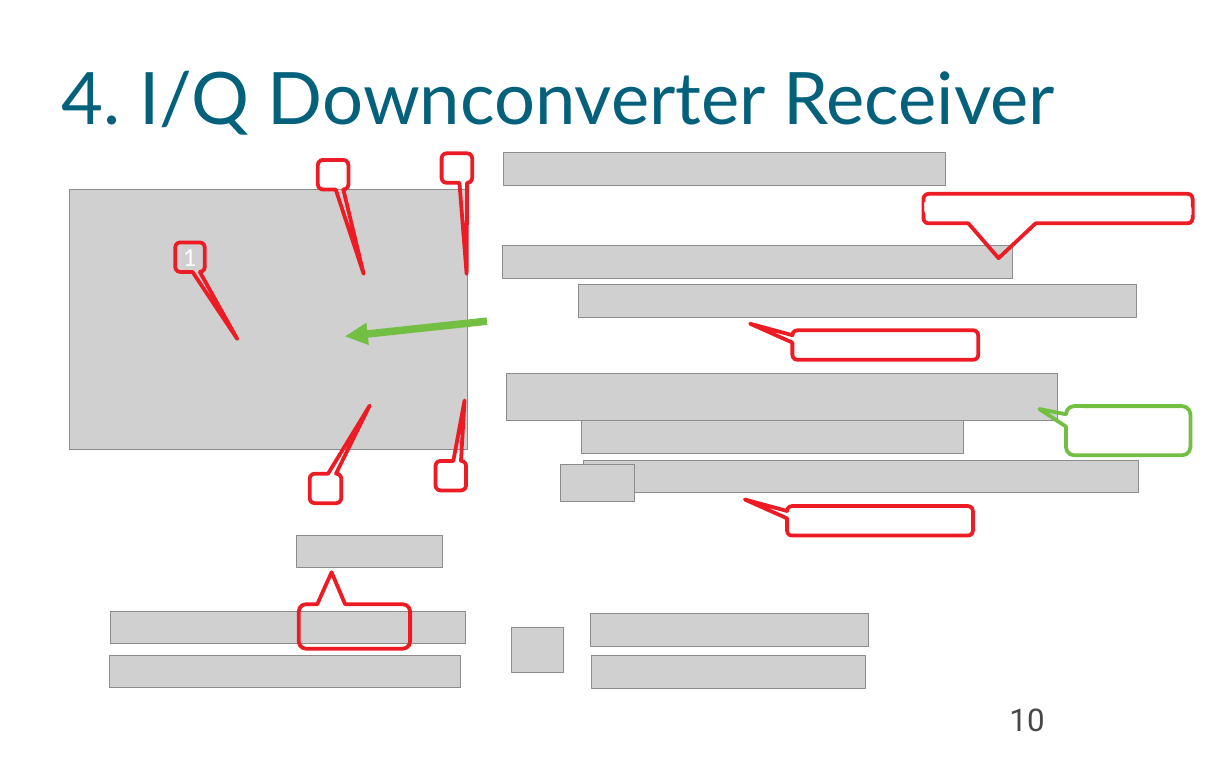
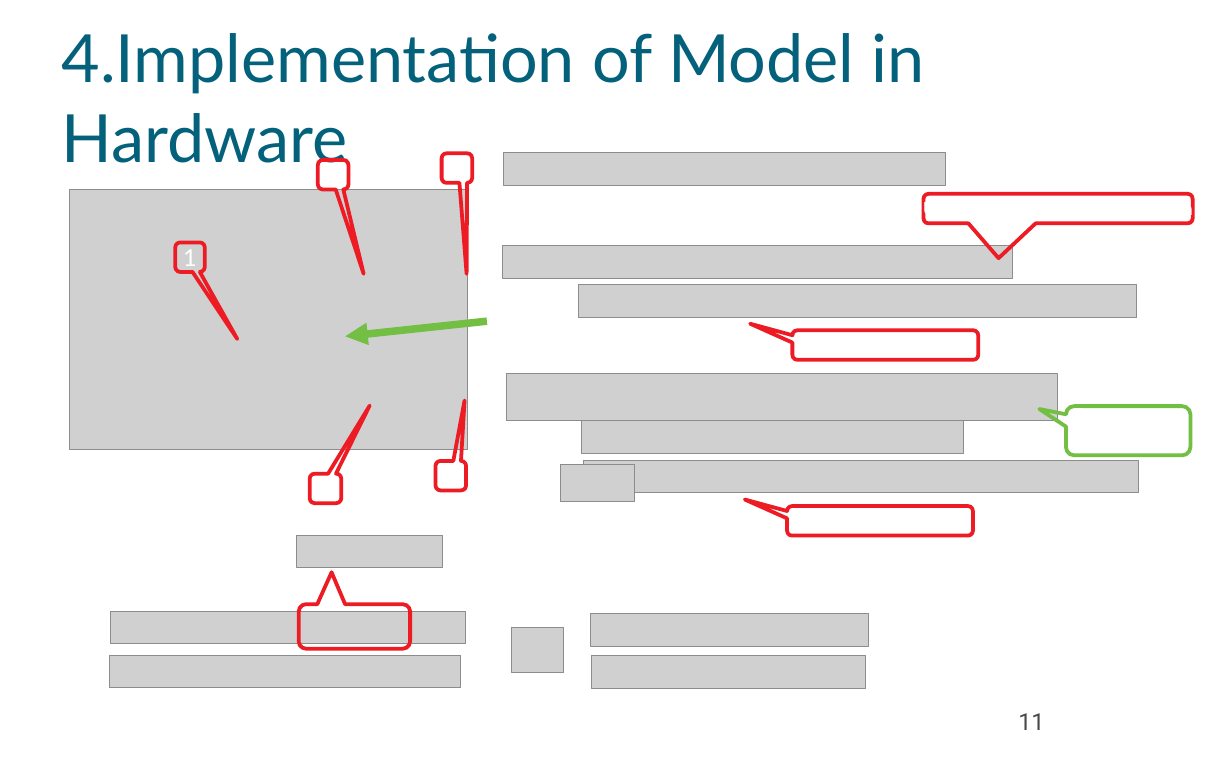
Before and after one commit to spiro-sarris/pres, a slide deck: slide 11 of rf_iq/rf_iq.odp (slide 10 before the commit). Drawn at 1232x776 pixels with LibreOffice and Linux fonts; fonts in the diff are those of the drawing; grey boxes stand for pictures; background and template pictures are left out. Boxes give left, top, right and bottom in pixels: in the first picture for what was removed or moved away, otherwise in the second. Text is boxed around its words. In the diff, an @@ line names an element or a change of style, - is before the commit and + after.

```diff
--- a/rf_iq/rf_iq.odp
+++ b/rf_iq/rf_iq.odp
@@ title at bbox=[62, 33, 925, 175]: text changed; size 55.5 to 51 pt @@
-4. I/Q Downconverter Receiver
+4.Implementation of Model in Hardware
@@ page number removed at bbox=[1009, 708, 1044, 732] @@
-10
@@ page number added at bbox=[1018, 713, 1044, 730], 18 pt, text #484848 @@
+11
```
Also in this commit, not shown: 17 other slides changed, 4 slides added, 1 other file.
